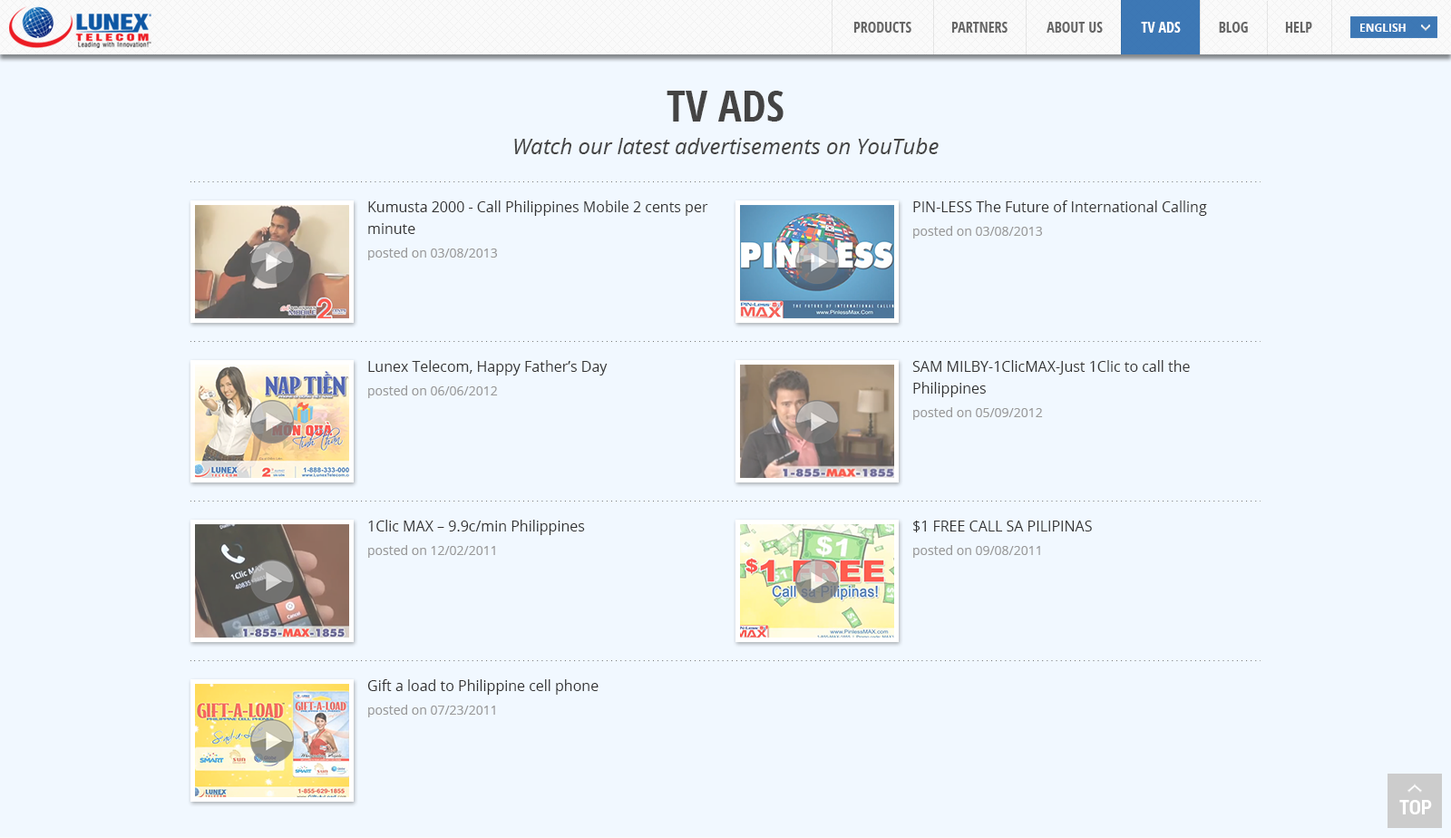
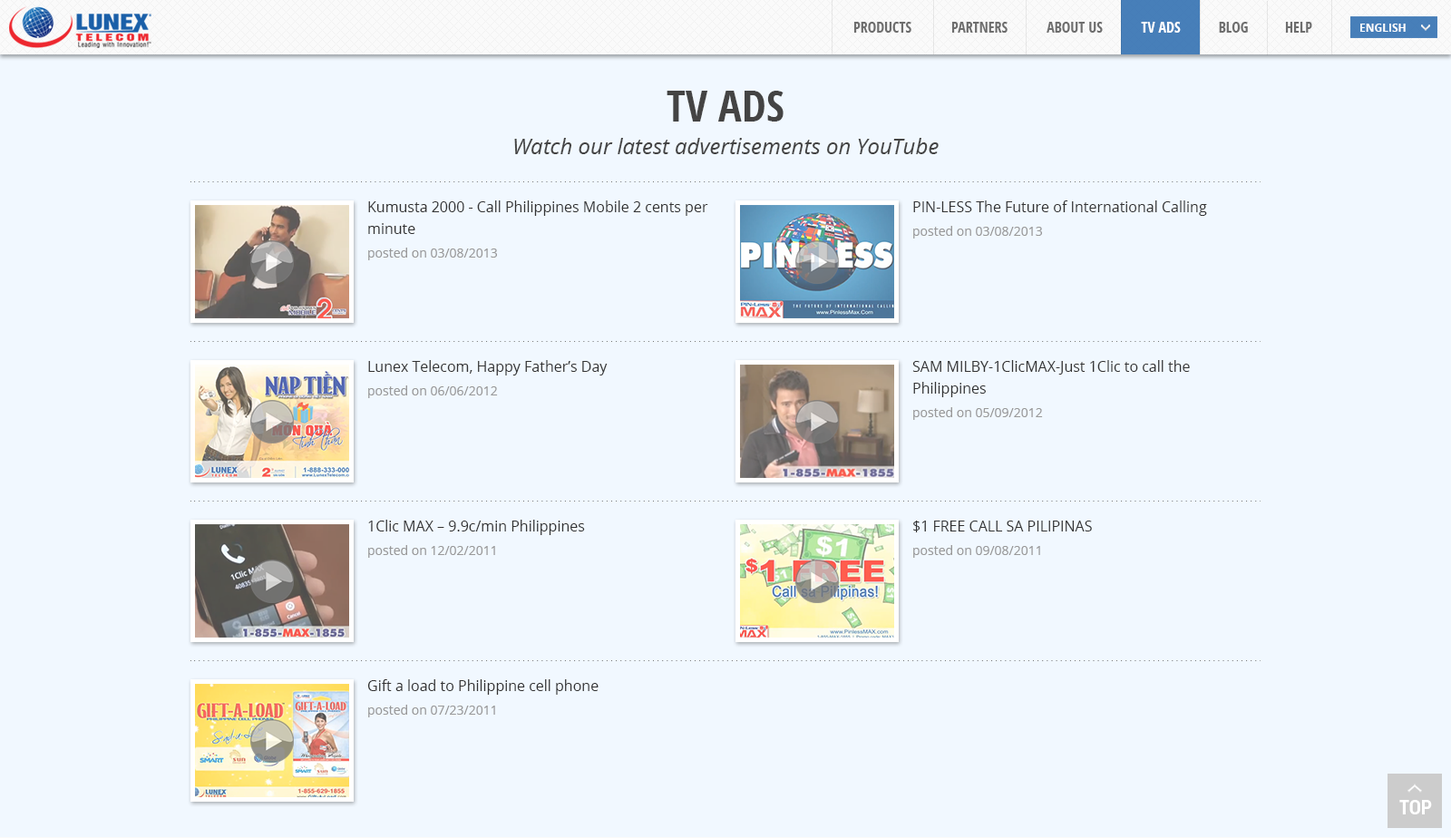
Comparing the layer stacks of the two 1451 × 838 images. Changes:
"pagebar": opacity 100% → 95% over [0, 0, 1451, 56]
